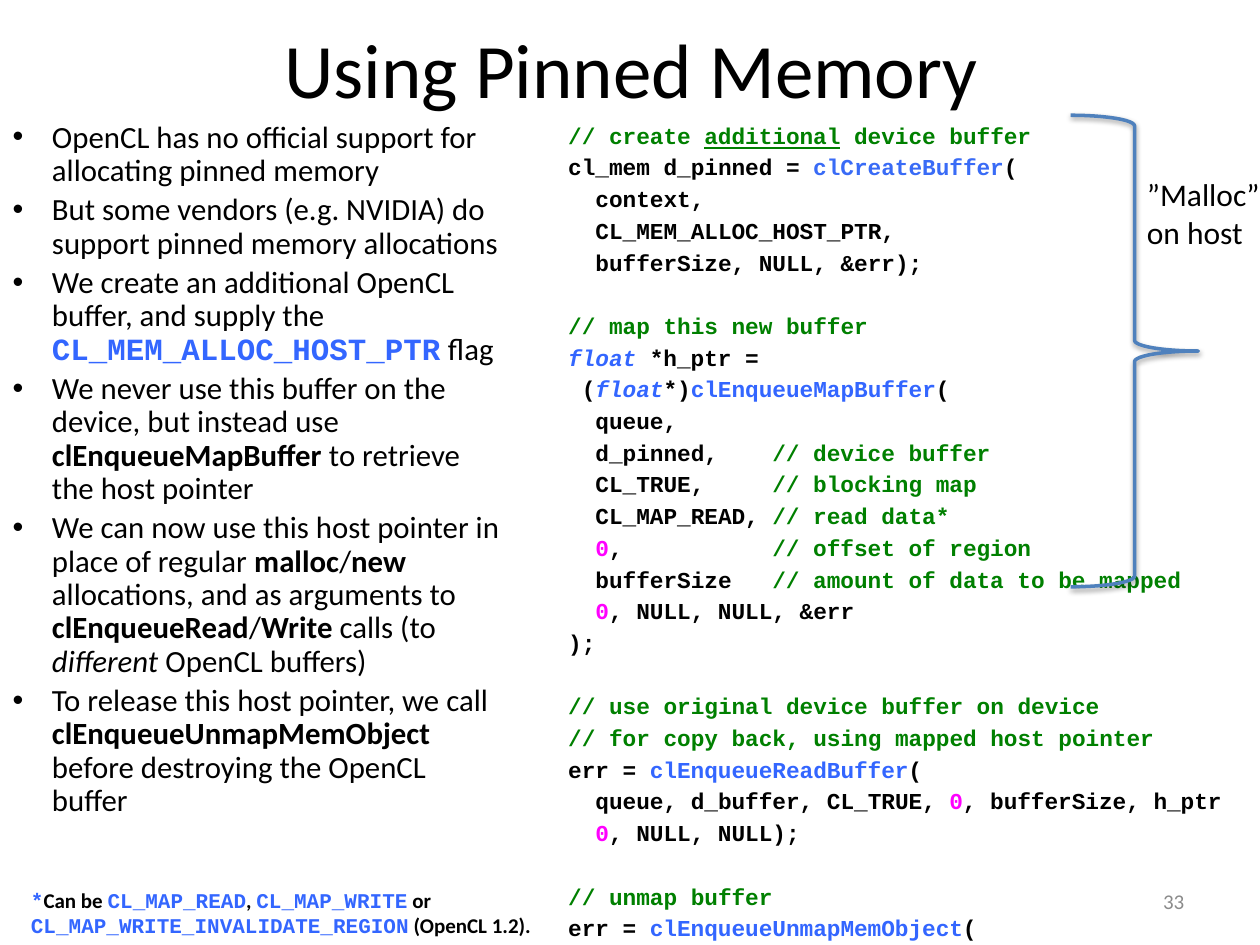
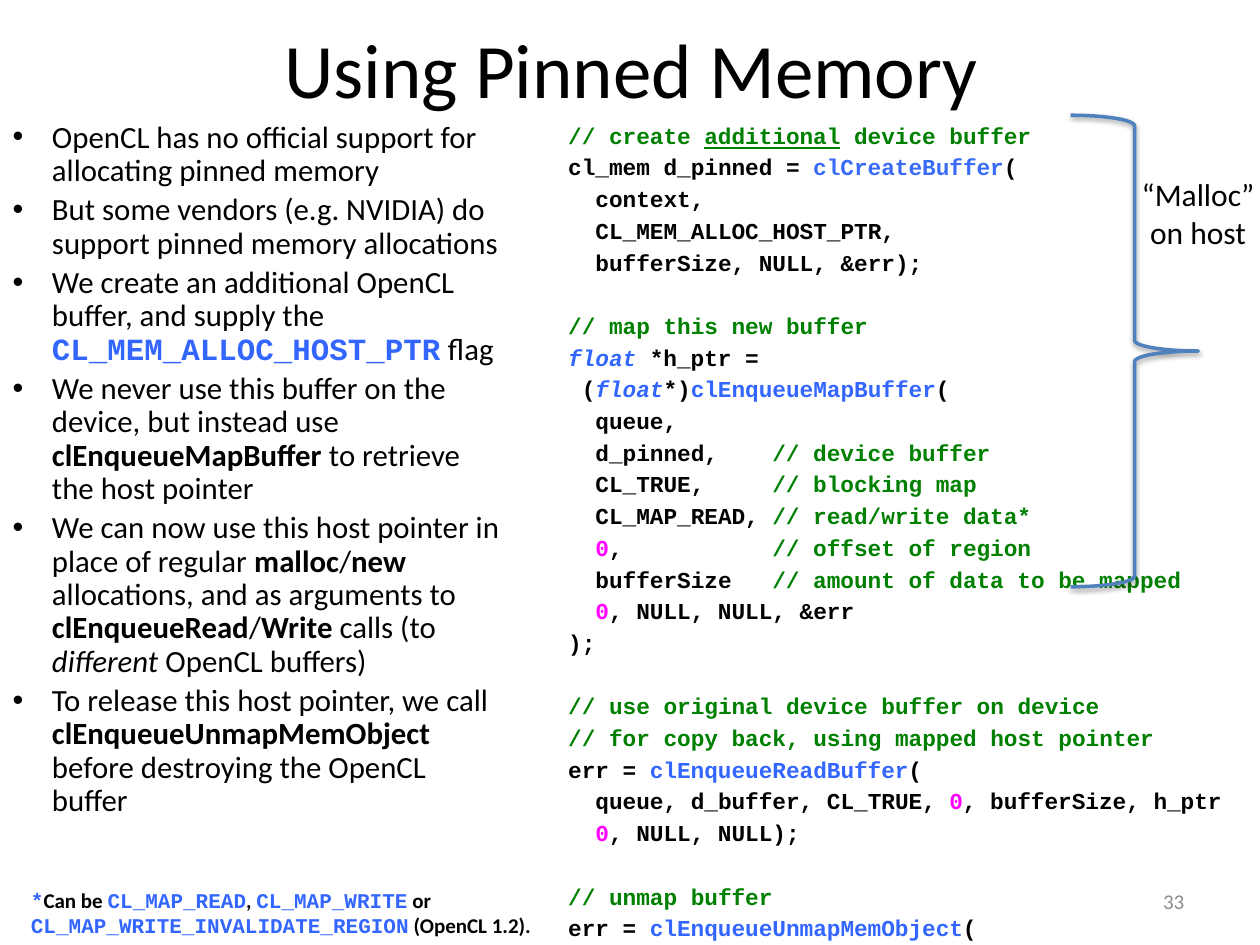
Before and after one commit to UoB-HPC/opencl-training-slides, a slide deck: slide 33 of advanced_part1.pptx. Drawn at 1260x945 pixels with LibreOffice and Linux fonts; fonts in the diff are those of the drawing. Boxes give left, top, right and bottom in pixels: in the first picture for what was removed or moved away, otherwise in the second. Text is boxed around its words. In the diff, an @@ line names an element or a change of style, - is before the commit and + after.

```diff
--- a/advanced_part1.pptx
+++ b/advanced_part1.pptx
@@ text at bbox=[1142, 183, 1255, 245]: text changed @@
-”Malloc” on host
+“Malloc” on host
@@ text at bbox=[595, 508, 1031, 528]: text changed; text colour #000000 to #008000 @@
-CL_MAP_READ, // read data*
+CL_MAP_READ, // read/write data*
```
Also in this commit, not shown: 7 other slides changed, 1 other file.
